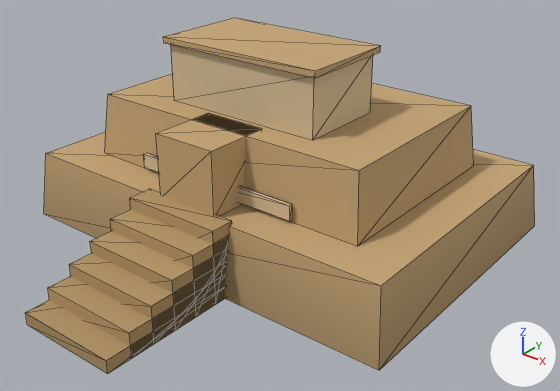
What one commit did to the glTF model art-src/blender/exports/moche/architecture/moche_platform_lod0.glb.
Rendered twice from a 50 mm camera at (14.94, -18.97, 12.63) aimed at (1.29, -1.91, 2.05). The axes (+X, +Y, +Z) are drawn at lower right. The lights are the same throughout. The picture after the commit comes second. Mesh edges are drawn as thin lines. Vertices at exactly the same position are counted once.

Objects in the first picture: 'GEO-Arch_moche_platform_LOD0'.
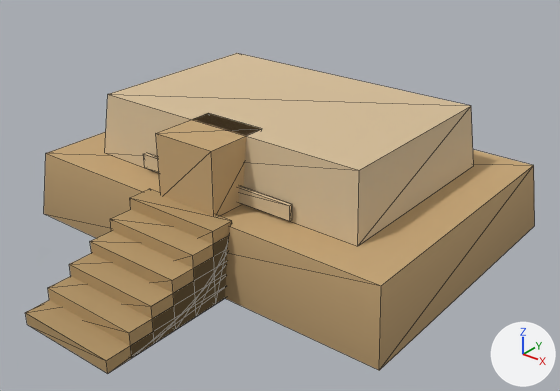
Diff of the bpy script that builds the scene:
```diff
--- a/art-src/blender/exports/moche/architecture/moche_platform_lod0.glb.py
+++ b/art-src/blender/exports/moche/architecture/moche_platform_lod0.glb.py
@@ me_geo_arch_moche_platform_lod0 @@
 # used by ob_geo_arch_moche_platform_lod0; location = (0.0, 0.0, 0.0)
-me_geo_arch_moche_platform_lod0.from_pydata(...)  # 94 vertices, 130 faces; spans x -7.0..7.0, y -9.4..5.0, z 0.0..6.5
+me_geo_arch_moche_platform_lod0.from_pydata(...)  # 70 vertices, 100 faces; spans x -7.0..7.0, y -9.4..5.0, z 0.0..4.4
+# me_geo_arch_moche_platform_lod0 part 1: the loose piece of 8 vertices spanning x -2.95..2.95, y -2.45..0.85, z 6.3..6.5 is deleted
+# me_geo_arch_moche_platform_lod0 part 2: the loose piece of 8 vertices spanning x -2.8..2.8, y -2.3..0.7, z 4.4..6.3 is deleted
+# me_geo_arch_moche_platform_lod0 part 3: 10 faces spanning x -5.2..5.2, y -3.45..3.45, z 2.3..4.4 switch from mat_mat_arch_mocheadobe to mat_mat_arch_mocheplaster
+# other edits to the shape of me_geo_arch_moche_platform_lod0 do not show in these pictures
 me_geo_arch_moche_platform_lod0.materials.append(mat_mat_arch_mocheearth)
```

Pixel boxes (x1, y1, x2, y2) of what changed, in the pictures (560 x 391 px):
'GEO-Arch_moche_platform_LOD0', reshaped (10% shorter)
    before: (25, 18, 535, 374)
    after: (25, 53, 535, 374)
part 1 of me_geo_arch_moche_platform_lod0, deleted (brown)
    before: (163, 18, 381, 78)
part 2 of me_geo_arch_moche_platform_lod0, deleted (beige)
    before: (171, 45, 373, 140)
part 3 of me_geo_arch_moche_platform_lod0, recoloured
    before: (105, 73, 473, 246)
    after: (105, 53, 473, 246)
